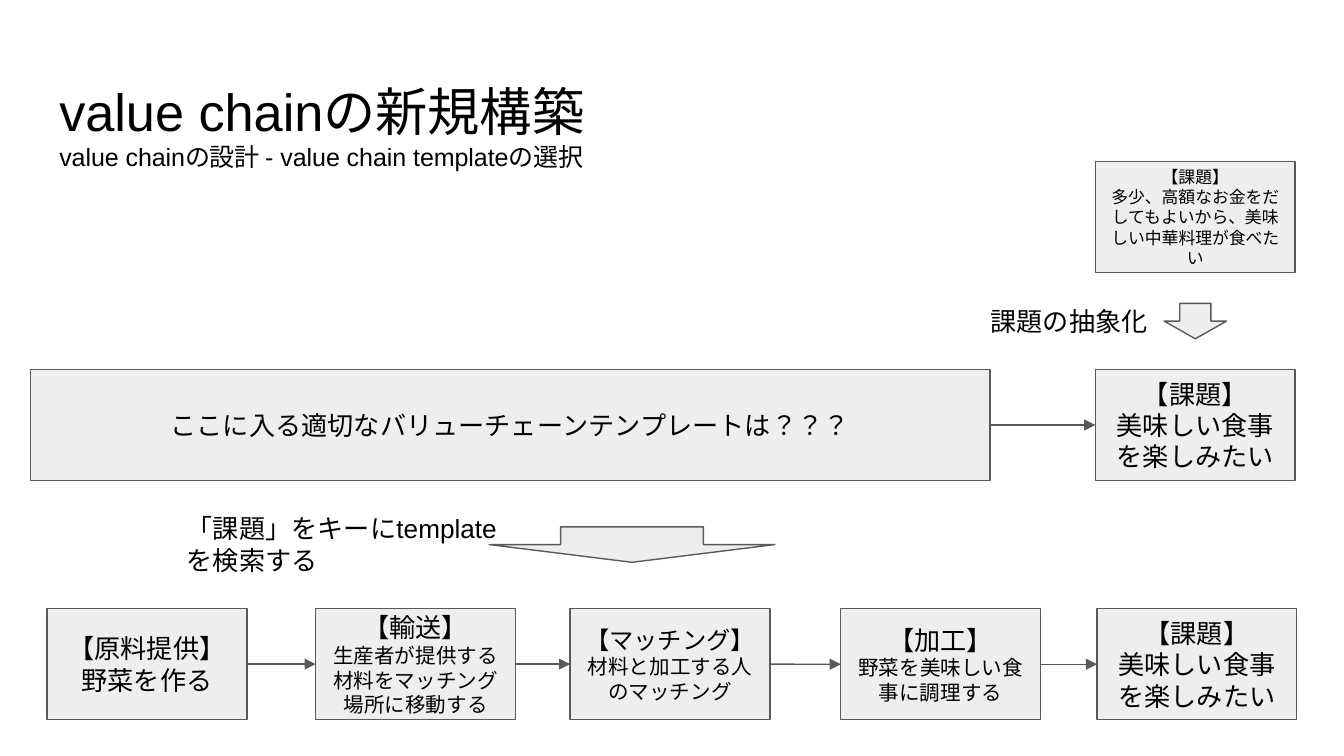
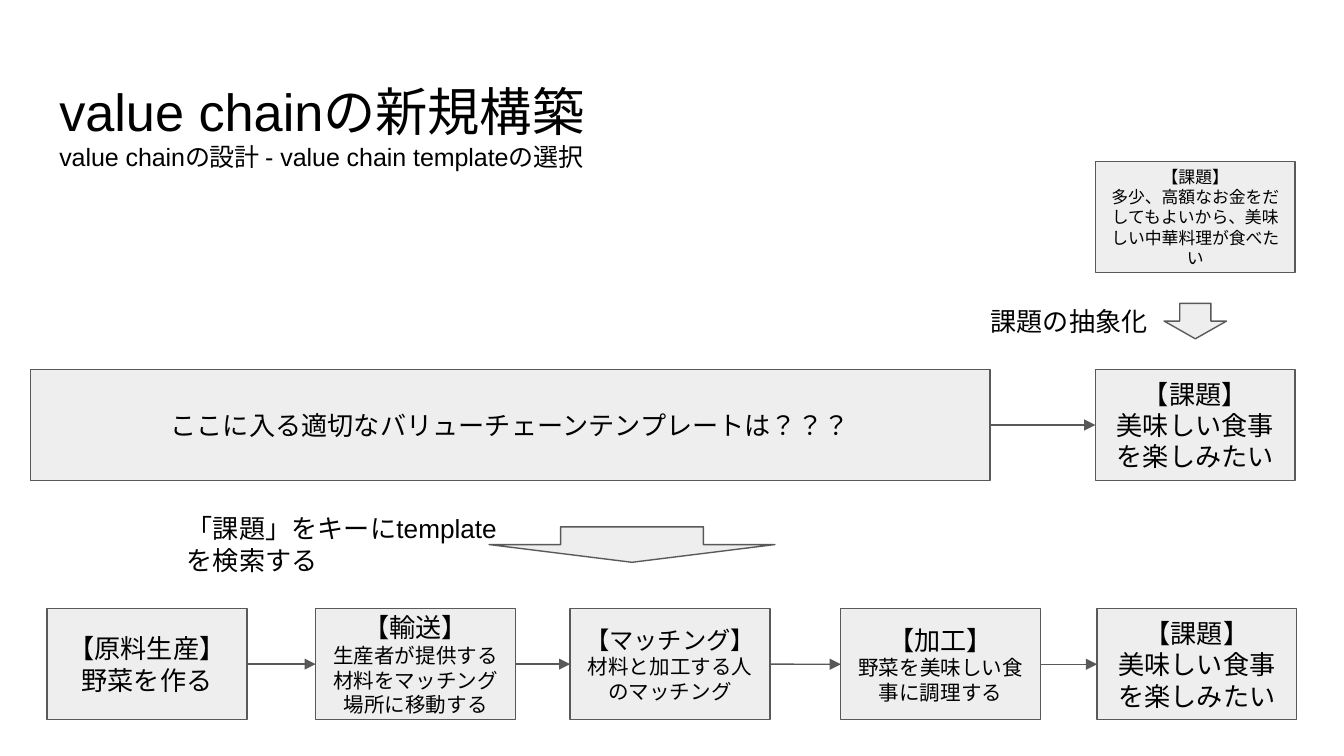
Before and after one commit to urashin/self-organized-value-chain, a slide deck: slide 9 of docs/base-idea/self-organizing-value-chain.pptx (slide 5 before the commit). Drawn at 1344x756 pixels with LibreOffice and Linux fonts; fonts in the diff are those of the drawing. Boxes give left, top, right and bottom in pixels: in the first picture for what was removed or moved away, otherwise in the second. Text is boxed around its words. In the diff, an @@ line names an element or a change of style, - is before the commit and + after.

```diff
--- a/docs/base-idea/self-organizing-value-chain.pptx
+++ b/docs/base-idea/self-organizing-value-chain.pptx
@@ text in rectangle at [68,636,225,661]: text changed @@
-【原料提供】
+【原料生産】
```
Also in this commit, not shown: 4 other slides changed, 6 slides added, 1 other file.
